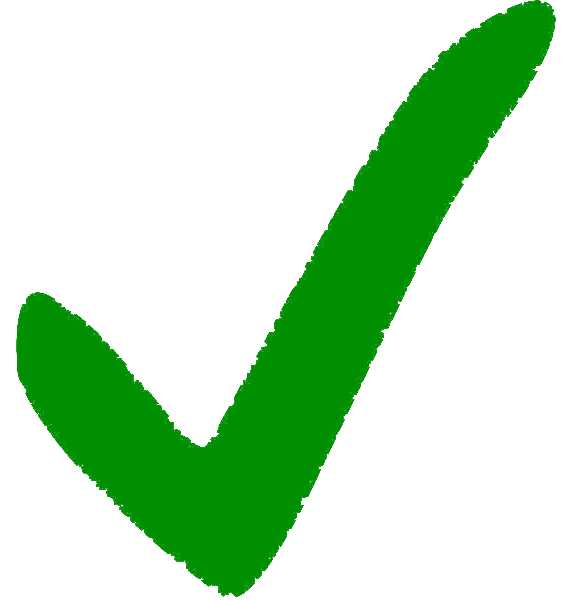
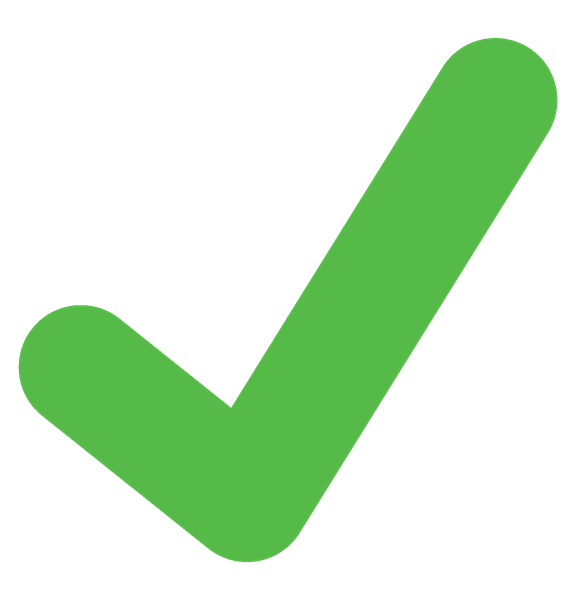
Comparing the layer stacks of the two w=576, h=600 images. Changes:
added layer "Слой 2" above "Слой 1" over bbox(18, 37, 558, 563)
hid "Слой 1" over bbox(16, 0, 556, 597)
